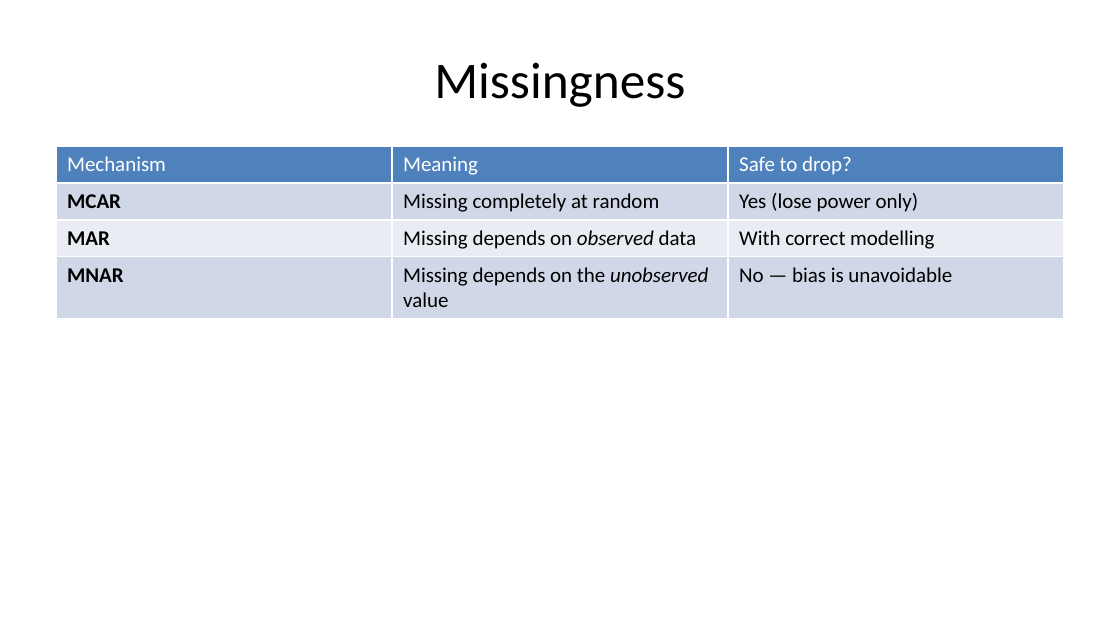
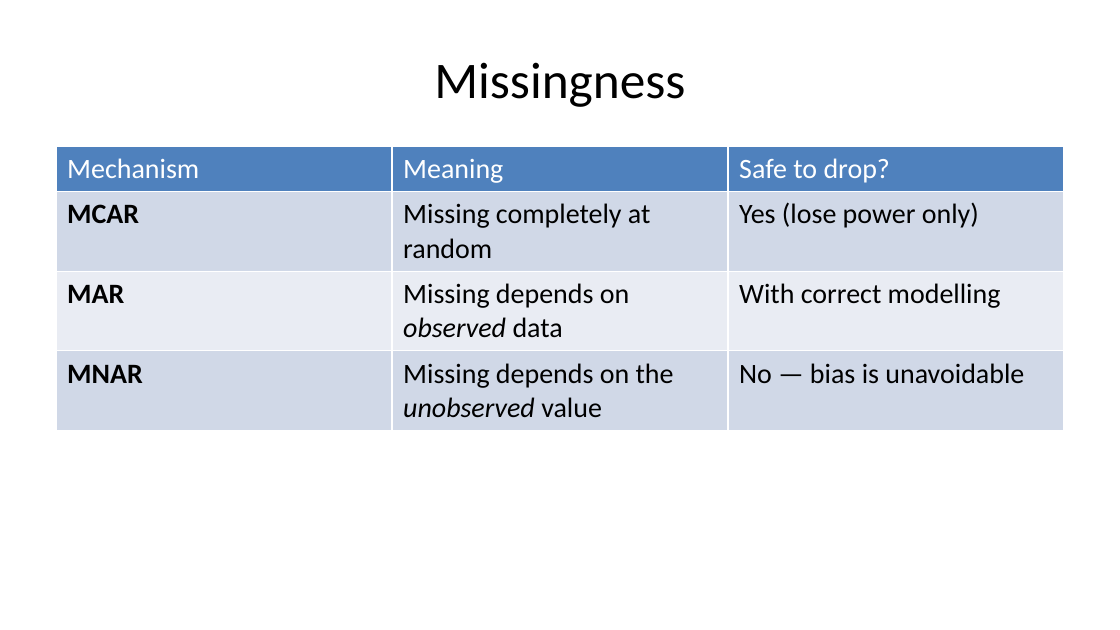
Before and after one commit to pauldubois98/AdcancedTopicsDataScience2026, a slide deck: slide 20 of Course01/slides.pptx. Drawn at 1120x630 pixels with LibreOffice and Linux fonts; fonts in the diff are those of the drawing. Boxes give left, top, right and bottom in pixels: in the first picture for what was removed or moved away, otherwise in the second. Text is boxed around its words. In the diff, an @@ line names an element or a change of style, - is before the commit and + after.

```diff
--- a/Course01/slides.pptx
+++ b/Course01/slides.pptx
@@ table at [56,147,1064,562] @@
@@ fill #D0D8E7 to #D0D8E8 in 6 cells @@
@@ fill #E9ECF3 to #E9EDF4 in row 3 @@
@@ size 13.5 to 18 pt @@
@@ borders changed @@
```
Also in this commit, not shown: 19 other slides changed, 18 slides added, 1 slide removed, 16 other files.
